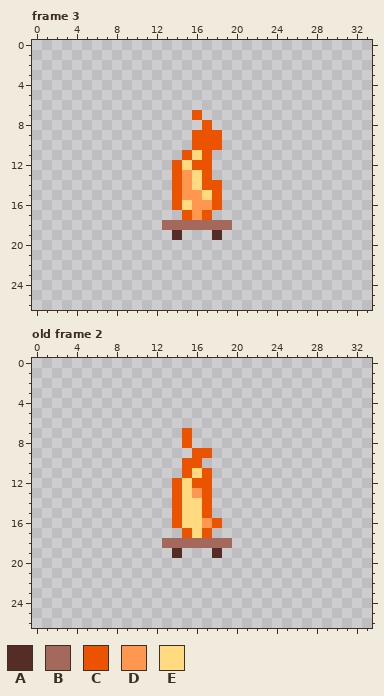
Edited in one commit: pixel-art file (SkeletonSlayerUnity/Assets/ASSETS_ROOT/assets/basic-torch/basic-torch-spritesheet.aseprite). Above is the file before it was changed.
128x32 pixels, 4 frames. Shown: frame 3: x 0..33, y 0..26; old frame 2: x 0..33, y 0..26. The commit also changed other frames, which this record leaves out.
Palette (. is transparent): A #562d26  B #a4685d  C #ec5300  D #ff9750  E #ffda80
Pixels before, frame 3, first column x 13:
 7 ...C...
 8 ....C..
 9 ...CCC.
10 ...CCC.
11 ..CEC..
12 .CECC..
13 .CDEC..
14 .CDECC.
15 .CDDEC.
16 .CEDDC.
17 ..CDC..
18 BBBBBBB
19 .A...A.
Pixels before, old frame 2, first column x 13:
 7 ..C....
 8 ..C....
 9 ...CC..
10 ..CC...
11 ..CEC..
12 .CECC..
13 .CEDC..
14 .CEEC..
15 .CEEC..
16 .CEEDC.
17 ..CEC..
18 BBBBBBB
19 .A...A.
The result:
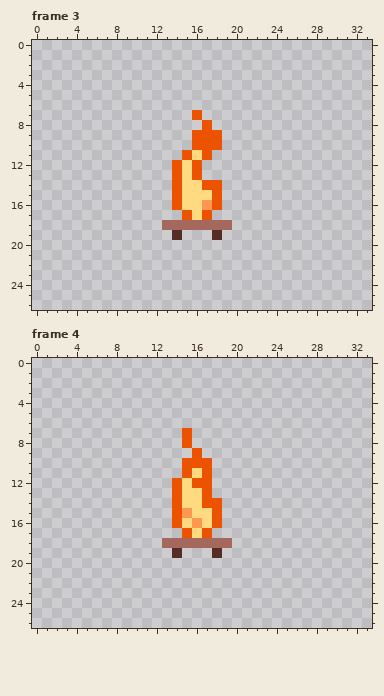
A new or re-ordered frame is compared with the old frame closest to it.
Commit message: import: basic torch in unity rework: basic torch sprite
What changed:
frames re-ordered
Changed rows in their new state; - is an unchanged pixel.
Frame 3, layer "torch-animation":
first column x 15:
12 --.
13 EC.
14 E--
15 EE-
16 -E-
17 -E-
Frame 4 against old frame 2, layer "torch-animation":
first column x 15:
 9 --.-
10 --C-
13 -E--
14 ---C
15 D-EC
16 -DE-
Changed places in both pictures, as pixel boxes (x1, y1, x2, y2):
changed: (182, 160, 212, 220)
changed: (182, 448, 222, 528)
